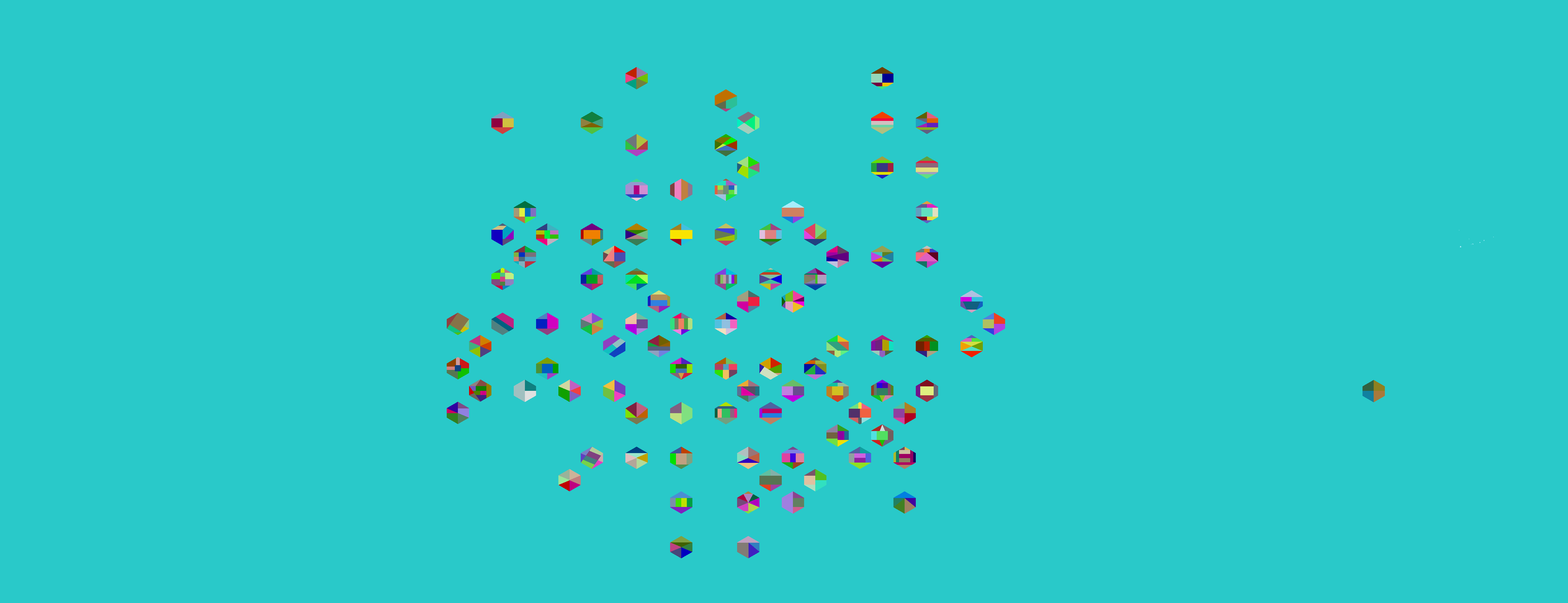
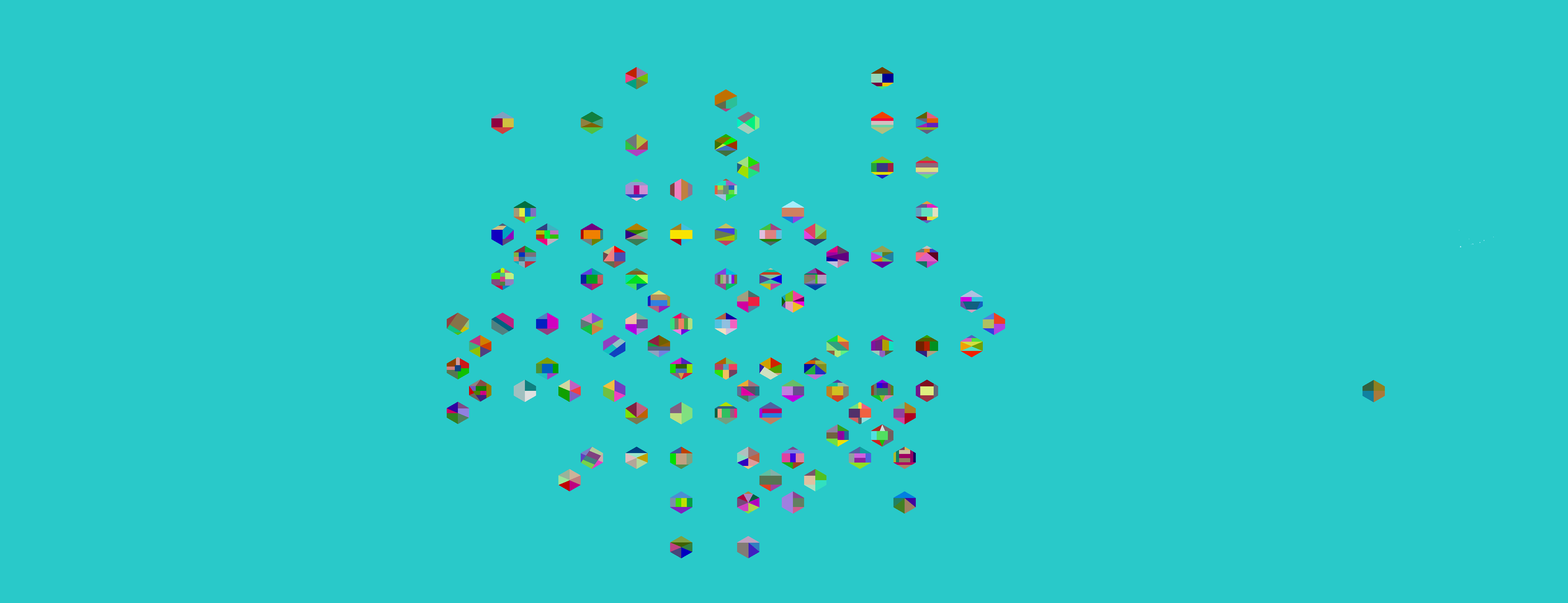
Layered file, before and after one edit (1568x603). Changes by layer:
painted on "Provinces" over 737, 457, 760, 466